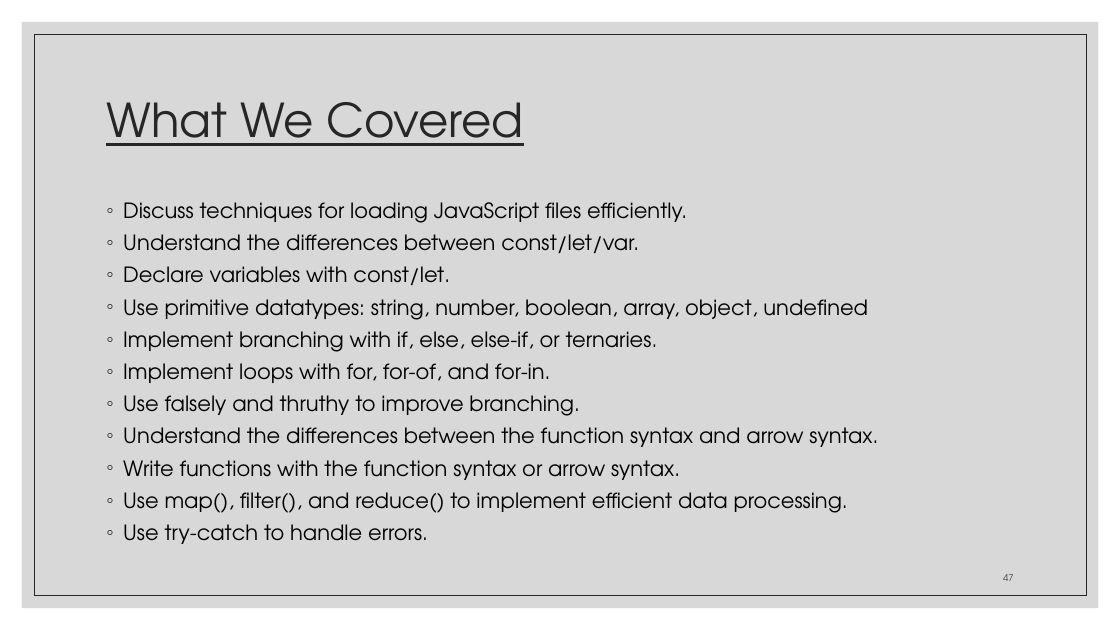
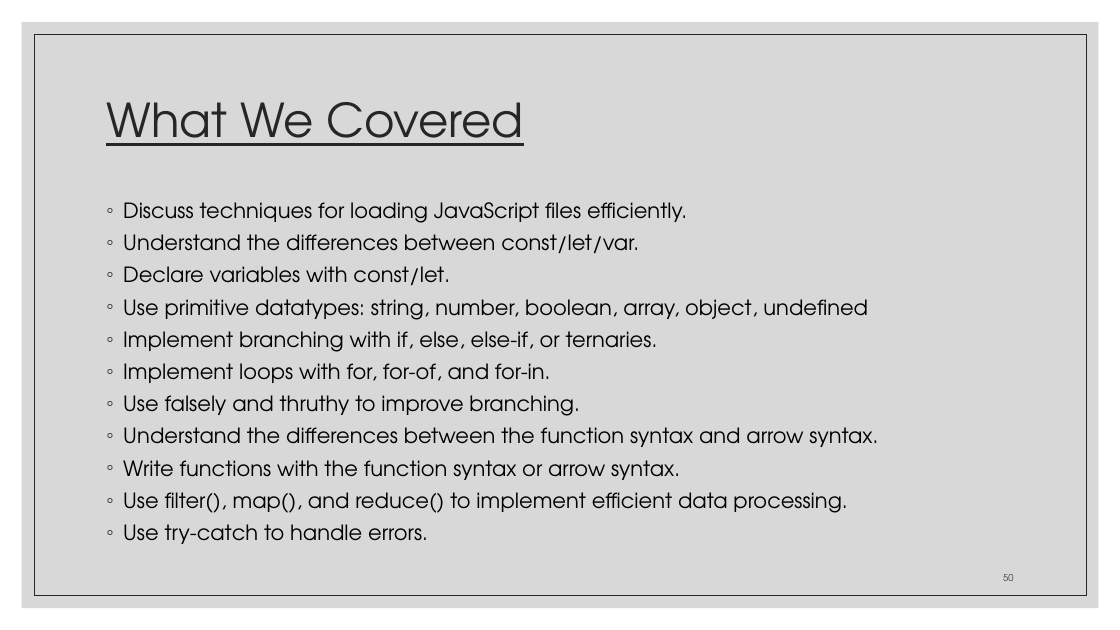
Before and after one commit to zackstotts/base-node-curriculum, a slide deck: slide 50 of unit_00/html_review/04 JavaScript.pptx (slide 47 before the commit). Drawn at 1120x630 pixels with LibreOffice and Linux fonts; fonts in the diff are those of the drawing. Boxes give left, top, right and bottom in pixels: in the first picture for what was removed or moved away, otherwise in the second. Text is boxed around its words. In the diff, an @@ line names an element or a change of style, - is before the commit and + after.

```diff
--- a/unit_00/html_review/04 JavaScript.pptx
+++ b/unit_00/html_review/04 JavaScript.pptx
@@ text at (123,492,847,513): text changed @@
-◦ Use map(), filter(), and reduce() to implement efficient data processing.
+◦ Use filter(), map(), and reduce() to implement efficient data processing.
@@ page number at (1003,574,1013,581): text changed @@
-47
+50
```
Also in this commit, not shown: 1 other slide changed, 3 slides added.
